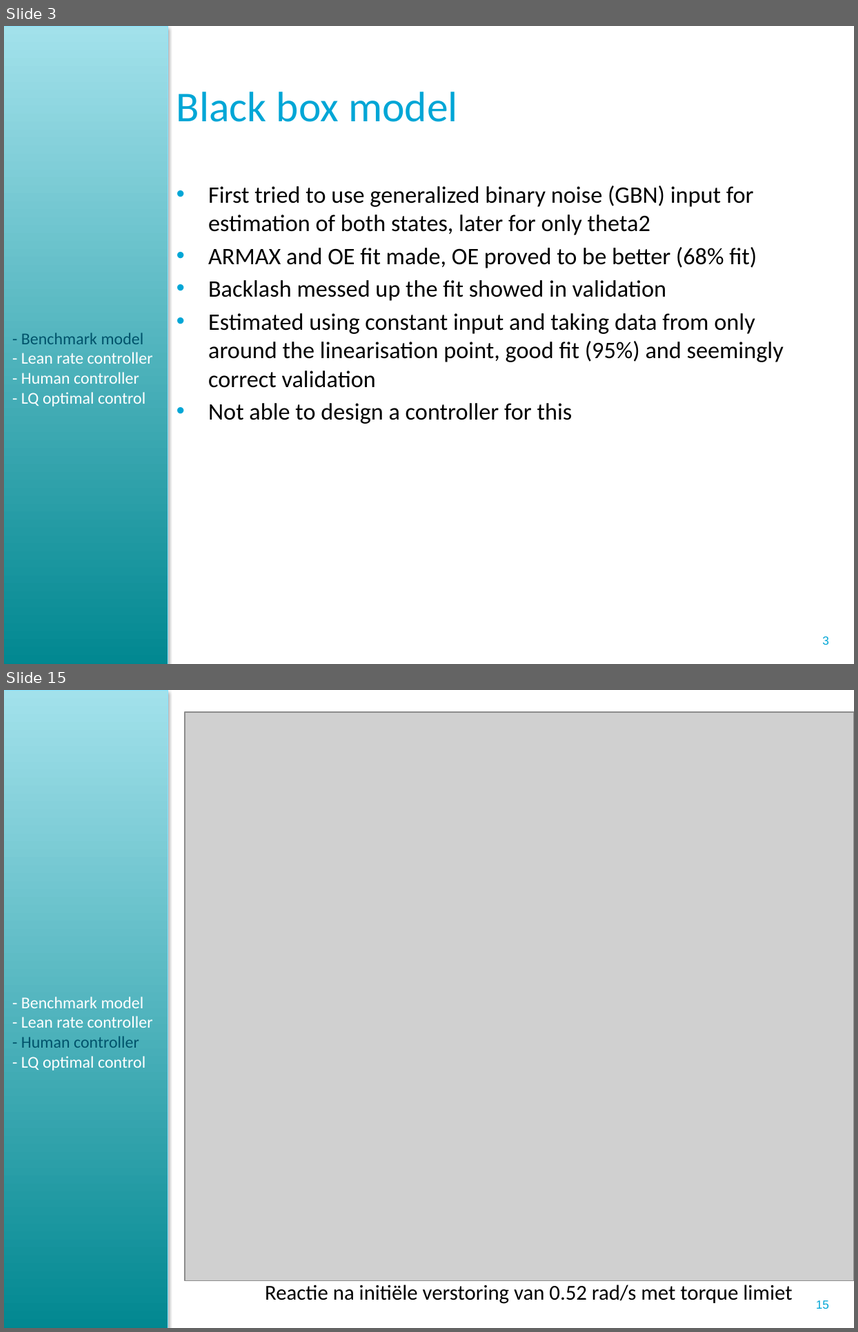
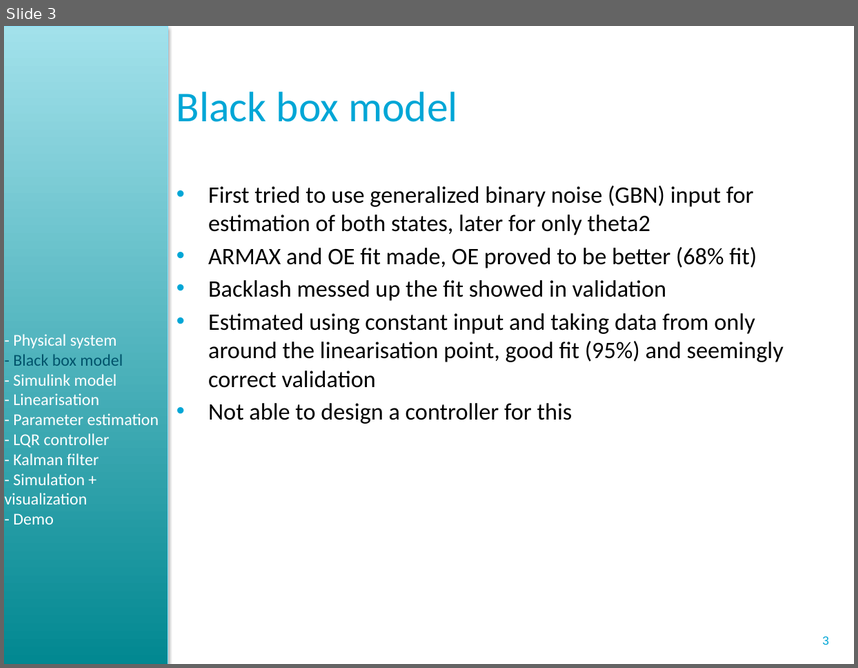
Before and after one commit to ortix/control-system-lab, a slide deck: dick/Presentation/Powerpoint presentatie 22 maart CSL.pptx. Shown one above the other, each under a label of ours: slides 3 and 15 before the commit, slide 3 after it; the slides between them are not shown. The pictures are 858x1332 and 858x668 pixels, drawn with LibreOffice and Linux fonts; fonts in the diff are those of the drawing; grey boxes stand for pictures; background and template pictures are left out. Boxes give left, top, right and bottom in pixels: in the first picture for what was removed or moved away, otherwise in the second. Text is boxed around its words. In the diff, an @@ line names an element or a change of style, - is before the commit and + after.

```diff
--- a/dick/Presentation/Powerpoint presentatie 22 maart CSL.pptx
+++ b/dick/Presentation/Powerpoint presentatie 22 maart CSL.pptx
@@ slide 15 removed at (4,690,854,1328), background #FFFFFF; not listed: 2 template elements that a slide beside it also shows @@
@@ picture removed at (185,712,854,1281) @@
@@ text removed at (21,996,153,1070) @@
-- Benchmark model
-- Lean rate controller
-- Human controller
-- LQ optimal control
@@ text removed at (265,1284,792,1303) @@
-Reactie na initiële verstoring van 0.52 rad/s met torque limiet
@@ slide 3 changed as well @@
@@ text added at (5,334,159,524), 14 pt, text #FFFFFF @@
+- Physical system
+- Black box model
+- Simulink model
+- Linearisation
+- Parameter estimation
+- LQR controller
+- Kalman filter
+- Simulation + visualization
+- Demo
@@ text removed at (21,332,153,406) @@
-- Benchmark model
-- Lean rate controller
-- Human controller
-- LQ optimal control
```
Also in this commit, not shown: 3 other slides changed, 5 slides added, 20 other slides removed, 3 other files.
